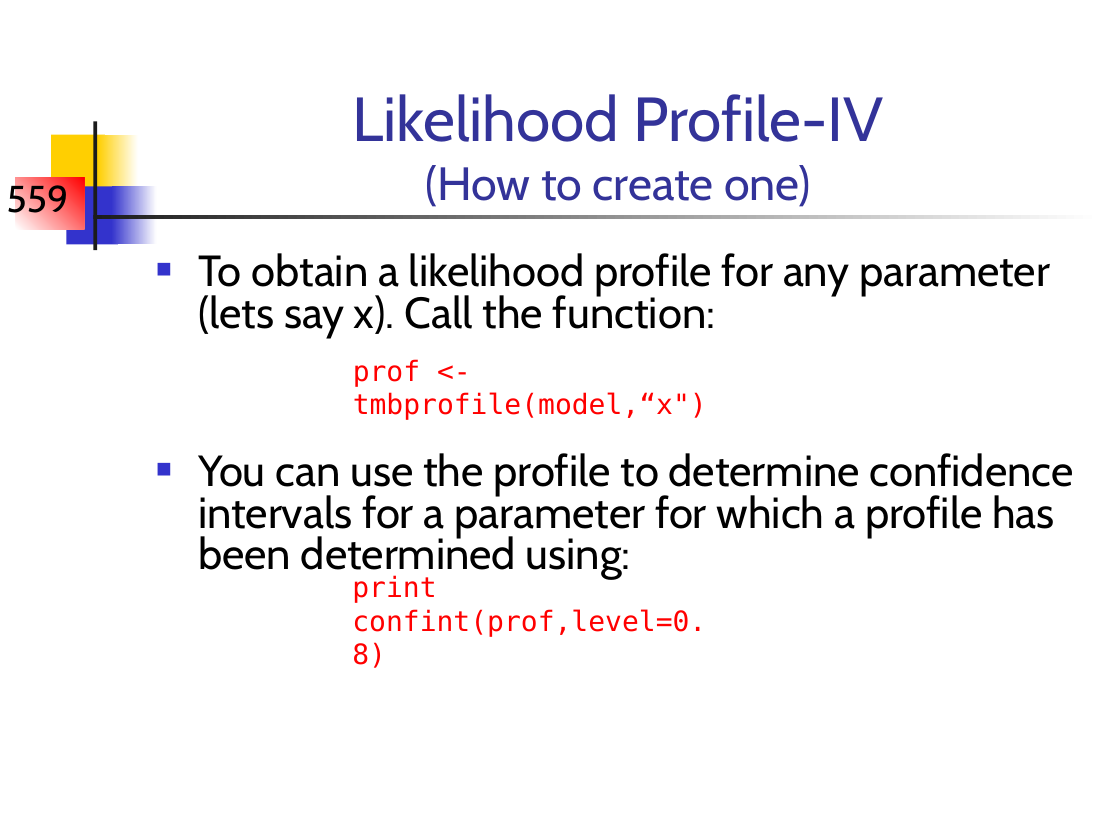
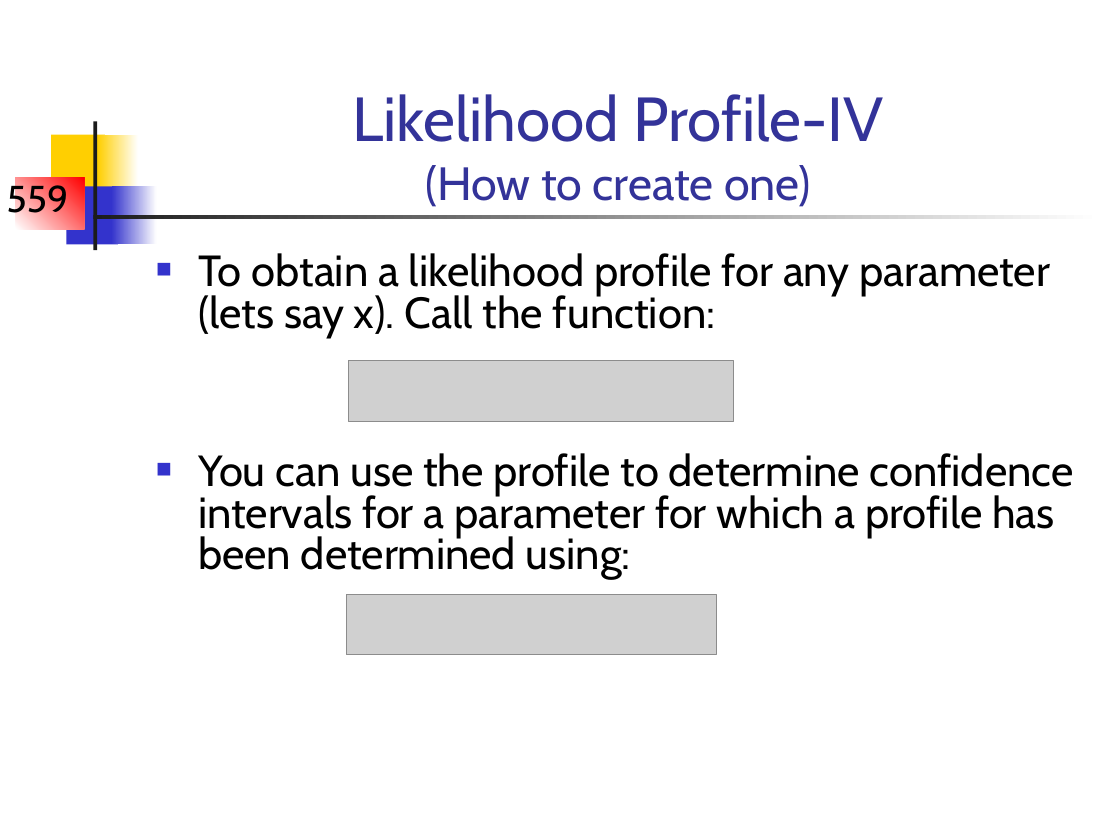
Before and after one commit to LeoUtas/TMB_workshops, a slide deck: slide 14 of tmb_Andre_E_Punt/Day 2/LectE.ppt. Drawn at 1120x840 pixels with LibreOffice and Linux fonts; fonts in the diff are those of the drawing; grey boxes stand for pictures. Boxes give left, top, right and bottom in pixels: in the first picture for what was removed or moved away, otherwise in the second. Text is boxed around its words. In the diff, an @@ line names an element or a change of style, - is before the commit and + after.

```diff
--- a/tmb_Andre_E_Punt/Day 2/LectE.ppt
+++ b/tmb_Andre_E_Punt/Day 2/LectE.ppt
@@ text removed at (353, 359, 707, 420) @@
-prof <- tmbprofile(model,“x")
@@ picture added at (348, 361, 732, 422) @@
@@ picture added at (346, 595, 716, 655) @@
@@ text removed at (352, 575, 706, 668) @@
-print confint(prof,level=0.8)
```
Also in this commit, not shown: 1 other slide changed, 31 other files.
